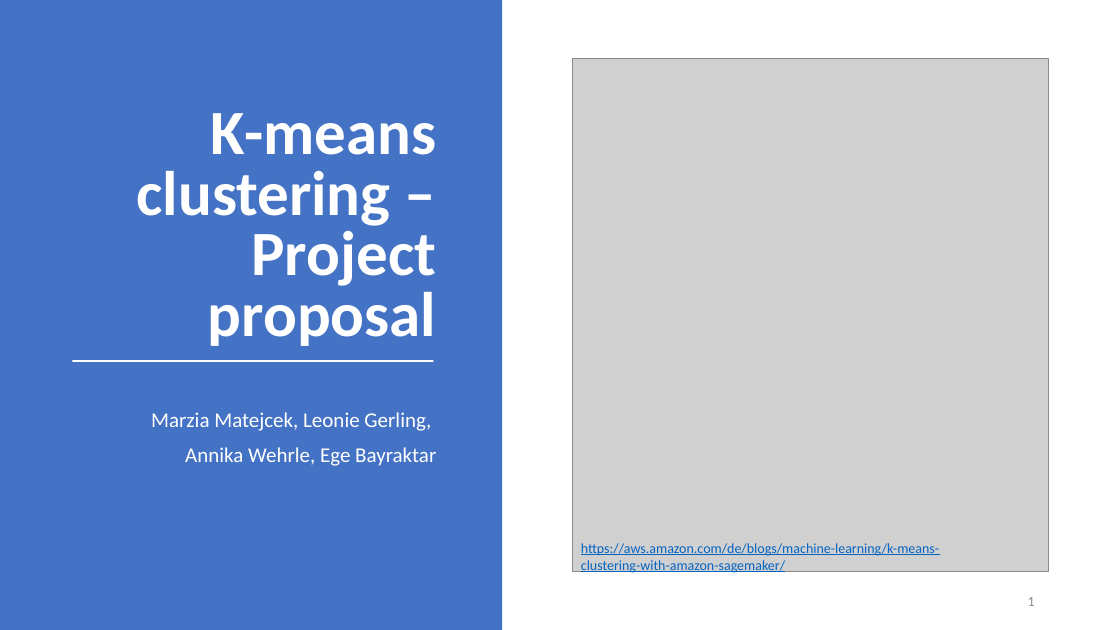
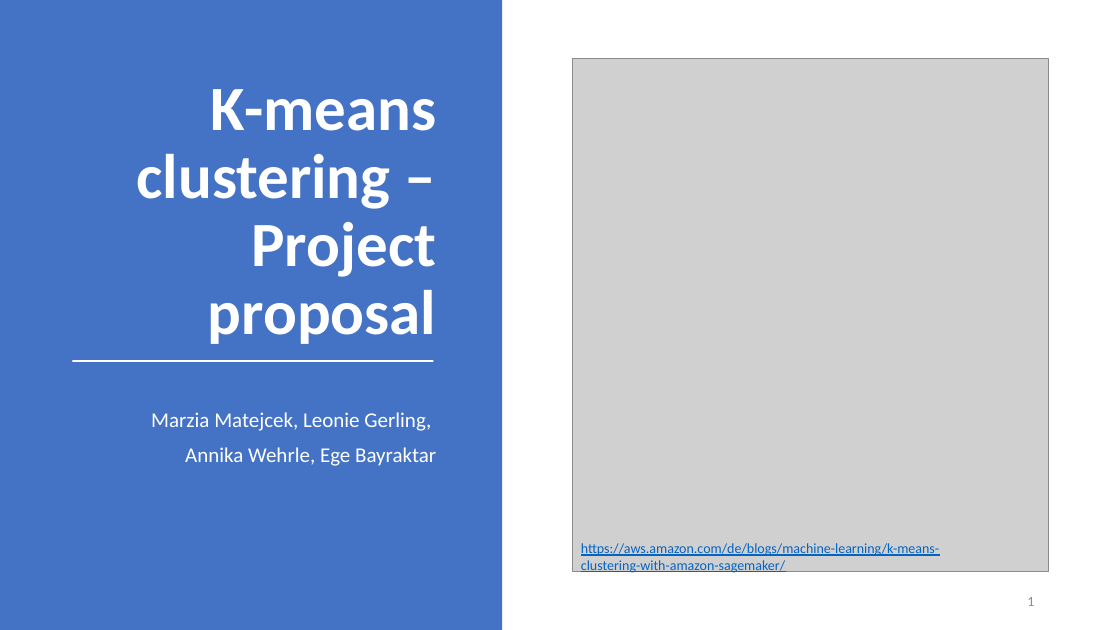
Before and after one commit to datascience-mobi/group-01-project-4-1, a slide deck: slide 1 of K-means clustering.pptx. Drawn at 1120x630 pixels with LibreOffice and Linux fonts; fonts in the diff are those of the drawing; grey boxes stand for pictures. Boxes give left, top, right and bottom in pixels: in the first picture for what was removed or moved away, otherwise in the second. Text is boxed around its words. In the diff, an @@ line names an element or a change of style, - is before the commit and + after.

```diff
--- a/K-means clustering.pptx
+++ b/K-means clustering.pptx
@@ text "K-means clustering – Project proposal" at <box>136,89,436,344</box>: line spacing 0.8 to 0.9 @@
```
Also in this commit, not shown: 4 other slides changed.
